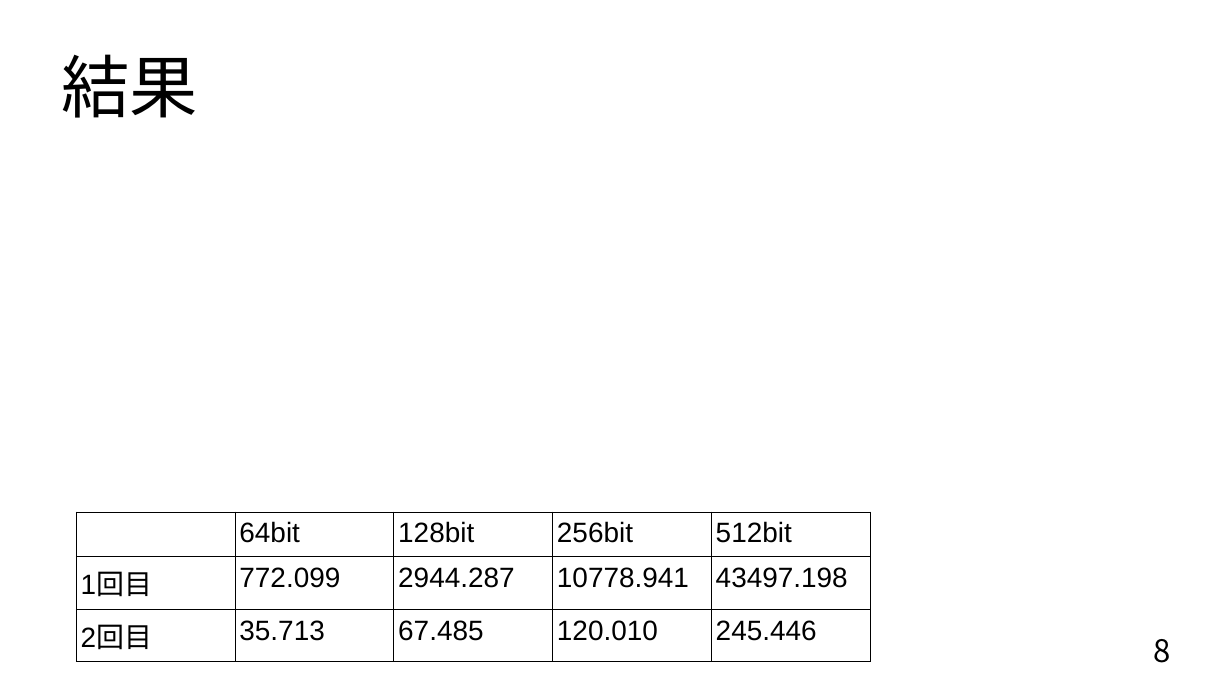
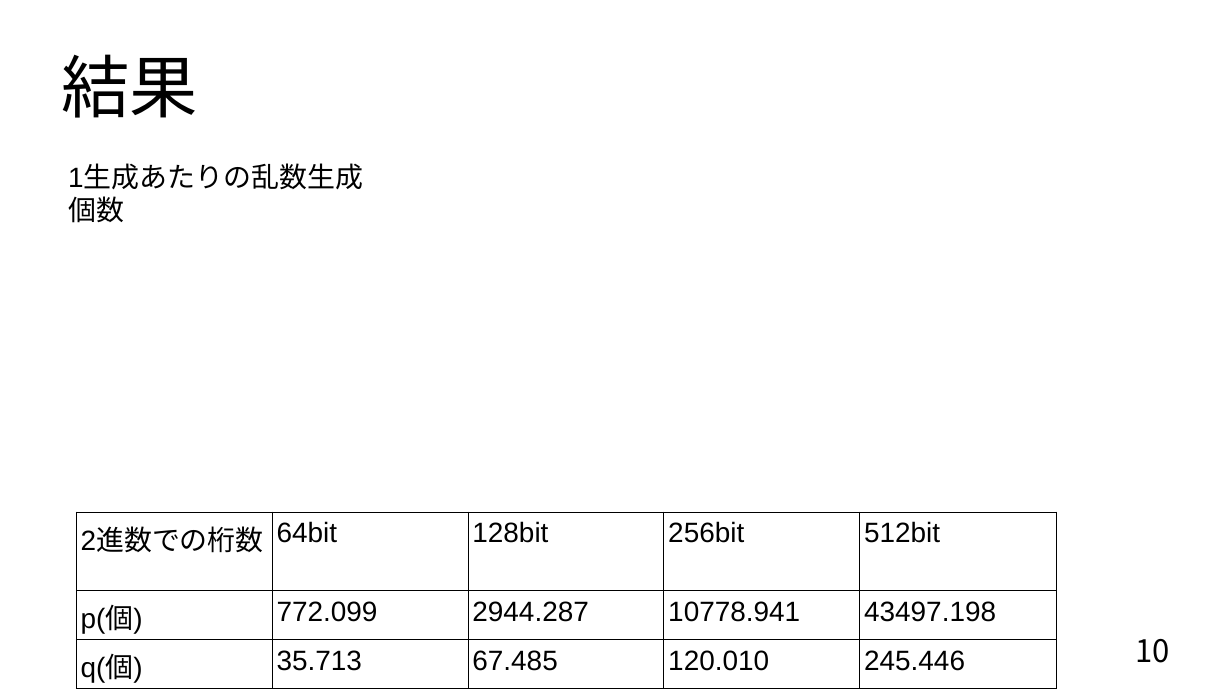
Before and after one commit to donabe8898/prime-test, a slide deck: slide 10 of 2中間発表.odp (slide 8 before the commit). Drawn at 1232x693 pixels with LibreOffice and Linux fonts; fonts in the diff are those of the drawing. Boxes give left, top, right and bottom in pixels: in the first picture for what was removed or moved away, otherwise in the second. Text is boxed around its words. In the diff, an @@ line names an element or a change of style, - is before the commit and + after.

```diff
--- a/2中間発表.odp
+++ b/2中間発表.odp
@@ text added at (68,165,363,223), 18 pt, text #000000 @@
+1生成あたりの乱数生成
+個数
@@ table at (76,512,1055,686) @@
-row 1, column 1: 
+row 1, column 1: 2進数での桁数
-row 2, column 1: 1回目
+row 2, column 1: p(個)
-row 3, column 1: 2回目
+row 3, column 1: q(個)
@@ table: place and size @@
-table at (76,512,870,660)
+table at (76,512,1055,686)
@@ page number at (1136,639,1170,663): text changed @@
-8
+10
```
Also in this commit, not shown: 8 other slides changed, 3 slides added, 5 other files.
